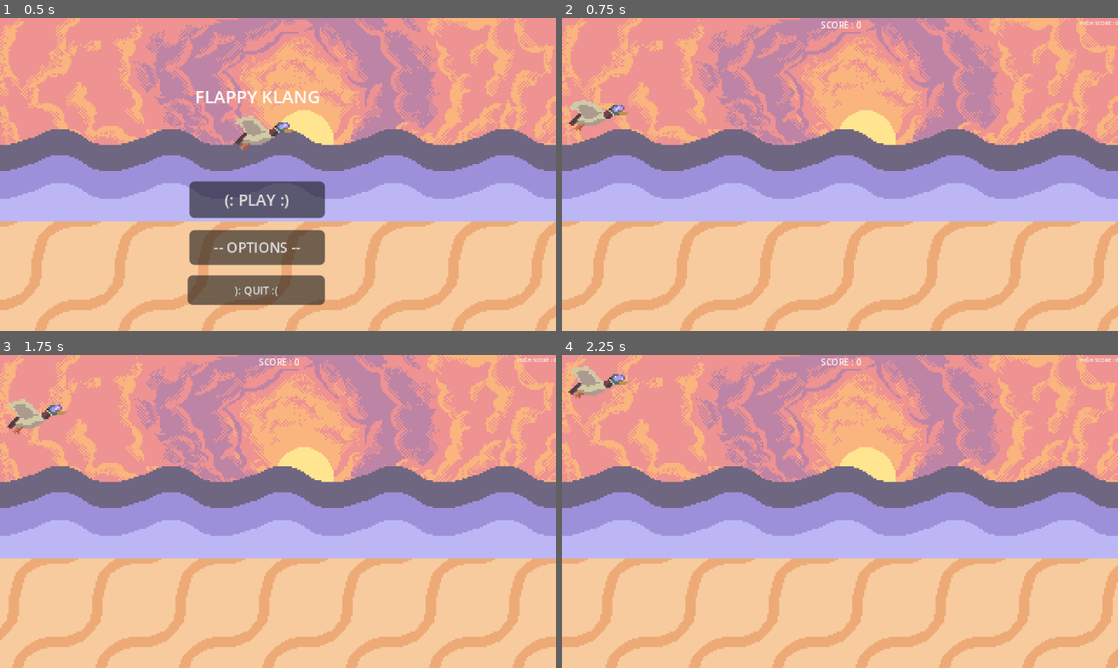
Above: before the commit, frames 1-4 (two rows, left to right).
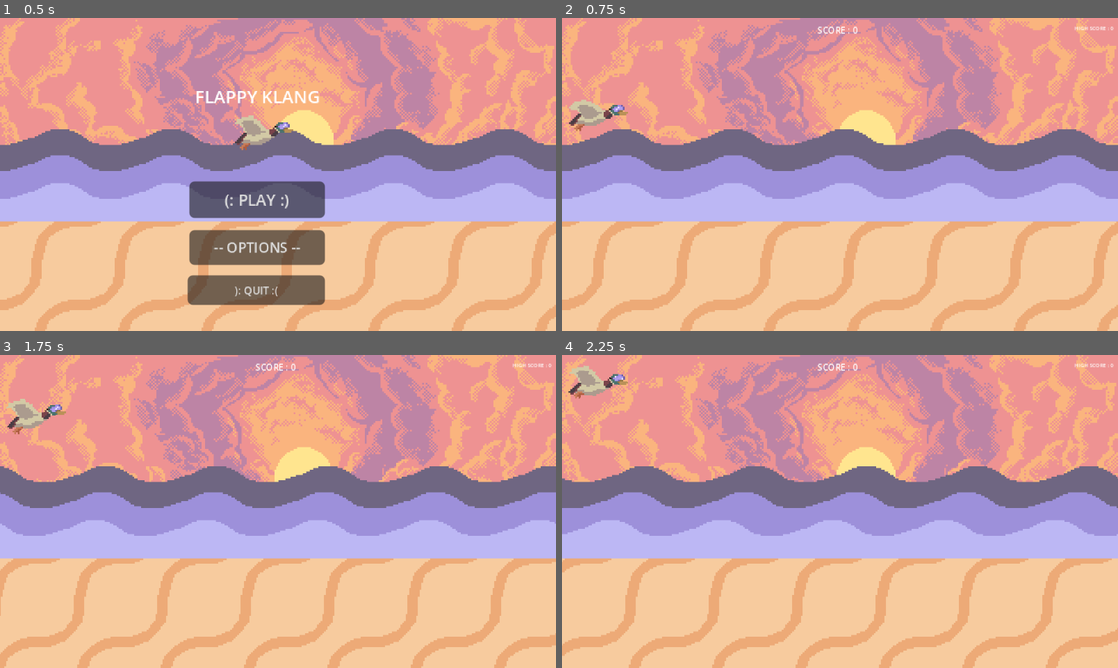
Above: after the commit, the same moments.

Repository: ThatRoucky/FLAPPY-KLANG
Game: Godot game, scene res://scenes/main_menu.tscn
The game is run twice, just before and just after one commit, with the same random seed, the same clock (stepped at 60 frames per second) and the same inputs.
Inputs (mouse positions are in pixels of both pictures, inside the frame that each line leads up to):
- Up to frame 1 (0.5 s): no input
- Up to frame 2 (0.75 s): click "(: PLAY :)" at 0.5 s
- Up to frame 3 (1.75 s): tap Enter at 1.25 s; move the mouse to (400, 495) at 1.27 s; click (400, 495) at 1.52 s
- Up to frame 4 (2.25 s): click (962, 495) at 1.82 s; move the mouse to (728, 527) at 2.02 s

Frame 1 is identical in both runs. In frame 2, 0.2% of the frame differs, in the area x 46-100%, y 1-6%; in frame 3, 20%, in the area x 0-100%, y 1-100%; in frame 4, 15%.

Commit message:
Pipes display
Pipe display
physics less fucked

Diff:
--- a/scenes/main.gd
+++ b/scenes/main.gd
@@ -2,25 +2,32 @@
 #ZACHARIE LE ZIGOUIGOUI
 #31.10.2025
 
-extends Node
+extends Node2D
 
 @export var pipe_scene : PackedScene
+
+
+
+
+const BASE_PIPE_RANGE = 200
+
+var SCROLL_SPEED = 1.8
+var PIPE_DELAY = 20
+var PIPE_RANGE = 20
 
 var game_running : bool
 var game_over : bool
 var scroll
 var score : int
 var high_score : int
-const SCROLL_SPEED : int = 1
 var screen_size : Vector2i
 var ground_height : int
 var pipes : Array
-const PIPE_DELAY : int = 20
-const PIPE_RANGE : int = 80
+
 
 # Called when the node enters the scene tree for the first time.
 func _ready():
-	screen_size = get_window().size
+	screen_size = get_viewport_rect().size
 	ground_height = $Ground.get_node("Sprite2D").texture.get_height()
 	$MainMenu.show()
 	new_game()
@@ -77,6 +84,9 @@
 			scroll = 0
 		#move ground Node
 		$Ground.position.x = -scroll
+		$DarkWave.position.x = -(scroll/4)
+		$MidWave.position.x = -(scroll/3)
+		$LightWave.position.x = -(scroll/2)
 		#move pipes
 		for pipe in pipes:
 			pipe.position.x -= SCROLL_SPEED
--- a/scenes/main.tscn
+++ b/scenes/main.tscn
@@ -12,26 +12,27 @@
 [ext_resource type="Texture2D" uid="uid://oiiyhqgj6hux" path="res://assets/Mid_Wave.png" id="10_a8y0u"]
 [ext_resource type="Texture2D" uid="uid://b2mhjut2ii0k4" path="res://assets/Light_Wave.png" id="11_jkv2x"]
 
-[node name="Main" type="Node"]
+[node name="Main" type="Node2D"]
 script = ExtResource("1_sugp2")
 pipe_scene = ExtResource("2_tbgi4")
+metadata/_edit_vertical_guides_ = [160.0]
 
 [node name="Bird" parent="." instance=ExtResource("3_jyhfs")]
 z_index = 1
 position = Vector2(1, 0)
 
 [node name="PipeTimer" type="Timer" parent="."]
-wait_time = 1.5
 
 [node name="ScoreLabel" type="Label" parent="."]
 z_index = 1
-anchors_preset = 5
-anchor_left = 0.5
-anchor_right = 0.5
-offset_left = -11.5
-offset_right = 11.5
-offset_bottom = 8.0
-grow_horizontal = 2
+anchors_preset = 1
+anchor_left = 1.0
+anchor_right = 1.0
+offset_left = 147.0
+offset_top = 3.0
+offset_right = 170.0
+offset_bottom = 11.0
+grow_horizontal = 0
 theme_override_font_sizes/font_size = 5
 text = "SCORE : 0"
 horizontal_alignment = 1
@@ -44,8 +45,10 @@
 anchors_preset = 1
 anchor_left = 1.0
 anchor_right = 1.0
-offset_left = -31.0
-offset_bottom = 5.0
+offset_left = 286.0
+offset_top = 3.0
+offset_right = 317.0
+offset_bottom = 8.0
 grow_horizontal = 0
 theme_override_font_sizes/font_size = 3
 text = "HIGH SCORE:"
--- a/scenes/pipe.tscn
+++ b/scenes/pipe.tscn
@@ -16,44 +16,46 @@
 size = Vector2(10.25, 79)
 
 [sub_resource type="RectangleShape2D" id="RectangleShape2D_arpqm"]
-size = Vector2(5.5, 28.5)
+size = Vector2(4, 72)
 
 [node name="Pipe" type="Area2D" groups=["pipes"]]
 script = ExtResource("1_arpqm")
+metadata/_edit_vertical_guides_ = [199.0, 187.0]
+metadata/_edit_horizontal_guides_ = [77.0, 104.0]
 
 [node name="Lower" type="Sprite2D" parent="." groups=["pipes"]]
-position = Vector2(192.85, 89.00001)
+position = Vector2(192.85, 73)
 scale = Vector2(0.15, 0.15)
 texture = ExtResource("2_8p0di")
 offset = Vector2(0, 380)
 
 [node name="CollisionShape2D" type="CollisionShape2D" parent="." groups=["pipes"]]
-position = Vector2(192.9375, 74.37501)
+position = Vector2(192.7875, 9.375015)
 shape = SubResource("RectangleShape2D_ejsh2")
 
 [node name="CollisionShape2D2" type="CollisionShape2D" parent="." groups=["pipes"]]
-position = Vector2(193.25, 32.500008)
+position = Vector2(193.1, -32.499985)
 shape = SubResource("RectangleShape2D_4ybk5")
 
 [node name="Upper" type="Sprite2D" parent="." groups=["pipes"]]
-position = Vector2(193, 92.00001)
+position = Vector2(192.85, 27.000008)
 scale = Vector2(0.15, 0.15)
 texture = ExtResource("2_8p0di")
 offset = Vector2(0, -380)
 flip_v = true
 
 [node name="CollisionShape2D3" type="CollisionShape2D" parent="." groups=["pipes"]]
-position = Vector2(192.85, 106.50001)
+position = Vector2(192.85, 90.5)
 shape = SubResource("RectangleShape2D_tdldm")
 
 [node name="CollisionShape2D4" type="CollisionShape2D" parent="." groups=["pipes"]]
-position = Vector2(192.85, 148)
+position = Vector2(192.85, 132)
 shape = SubResource("RectangleShape2D_ss4sx")
 
 [node name="ScoreArea" type="Area2D" parent="." groups=["pipes"]]
 
 [node name="CollisionShape2D" type="CollisionShape2D" parent="ScoreArea" groups=["pipes"]]
-position = Vector2(204, 91.00001)
+position = Vector2(204, 50)
 shape = SubResource("RectangleShape2D_arpqm")
 
 [connection signal="body_entered" from="." to="." method="_on_body_entered"]
